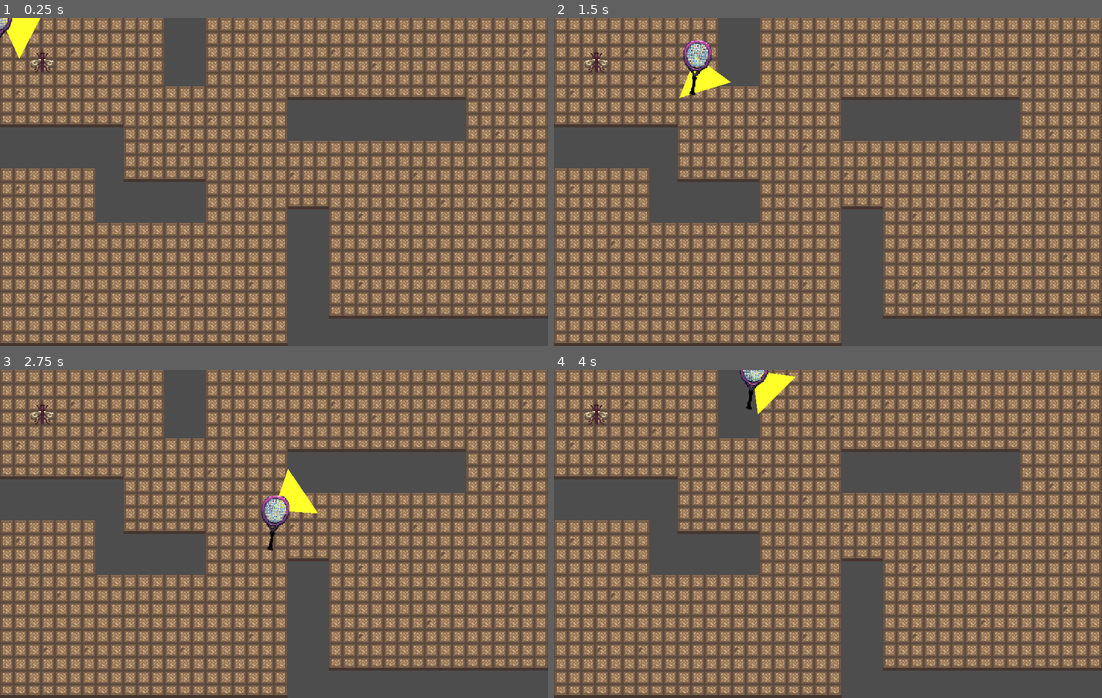
Above: before the commit, frames 1-4 (two rows, left to right).
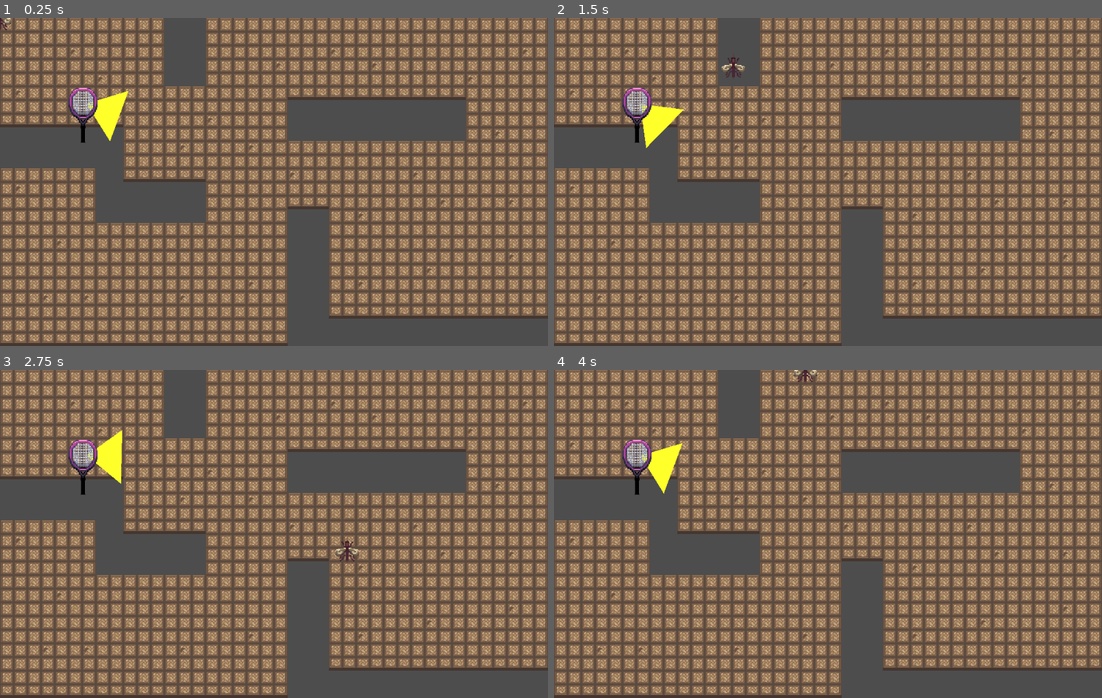
Above: after the commit, the same moments.

Repository: VivianChenyc5519/hit-mosquito
Game: Godot game, scene res://scenes/game.tscn
The game is run twice, just before and just after one commit, with the same random seed, the same clock (stepped at 60 frames per second) and the same inputs.
Inputs (mouse positions are in pixels of both pictures, inside the frame that each line leads up to):
- Up to frame 1 (0.25 s): no input
- Up to frame 2 (1.5 s): tap Enter at 0.5 s; move the mouse to (948, 165) at 0.52 s; press the mouse at (948, 165) at 0.53 s; hold D (move_right) 0.53-1.28 s; move the mouse to (718, 198) at 1.27 s; release the mouse at (718, 198) at 1.28 s; hold S (move_down) from 1.28 s (still down); tap 1 at 1.35 s
- Up to frame 3 (2.75 s): move the mouse to (328, 461) at 2.02 s; release S (move_down) at 2.03 s; hold D (move_right) from 2.03 s (still down); tap 2 at 2.1 s
- Up to frame 4 (4 s): move the mouse to (800, 599) at 2.77 s; release D (move_right) at 2.78 s; hold W (move_up) 2.78-3.53 s; tap 3 at 2.85 s; move the mouse to (992, 583) at 3.52 s; press the mouse at (992, 583) at 3.53 s; hold A (move_left) from 3.53 s (still down)

The runs differ from the first frame. In frame 1, 1.6% of the frame differs, in the area x 0-24%, y 0-39%; in frame 2, 2.0%; in frame 3, 2.1%, in the area x 5-66%, y 10-59%; in frame 4, 1.8%.

Commit message:
update mosquito

Diff:
--- a/scenes/mosquito.tscn
+++ b/scenes/mosquito.tscn
@@ -127,8 +127,9 @@
 [sub_resource type="CircleShape2D" id="CircleShape2D_6ugr2"]
 radius = 14.0
 
+[sub_resource type="CircleShape2D" id="CircleShape2D_jn24c"]
+
 [node name="Mosquito" type="CharacterBody2D" unique_id=1176946089]
-position = Vector2(50, 50)
 collision_layer = 2
 motion_mode = 1
 script = ExtResource("1_jn24c")
@@ -141,3 +142,10 @@
 [node name="CollisionShape2D" type="CollisionShape2D" parent="." unique_id=1591447122]
 visible = false
 shape = SubResource("CircleShape2D_6ugr2")
+
+[node name="BiteArea" type="Area2D" parent="." unique_id=544126505]
+
+[node name="CollisionShape2D" type="CollisionShape2D" parent="BiteArea" unique_id=1020958646]
+visibility_layer = 2
+scale = Vector2(2, 2)
+shape = SubResource("CircleShape2D_jn24c")
--- a/scenes/racket.tscn
+++ b/scenes/racket.tscn
@@ -101,7 +101,10 @@
 "speed": 5.0
 }]
 
+[sub_resource type="CircleShape2D" id="CircleShape2D_4ghau"]
+
 [node name="Racket" type="CharacterBody2D" unique_id=766657232]
+position = Vector2(100, 100)
 script = ExtResource("1_fvi3j")
 
 [node name="CollisionShape2D" type="CollisionShape2D" parent="." unique_id=890618767]
@@ -127,3 +130,10 @@
 sprite_frames = SubResource("SpriteFrames_g2yis")
 animation = &"hit"
 frame_progress = 0.8381526
+
+[node name="HurtArea" type="Area2D" parent="." unique_id=377158183]
+
+[node name="CollisionShape2D" type="CollisionShape2D" parent="HurtArea" unique_id=1905454817]
+position = Vector2(-4, 11)
+scale = Vector2(2.965, 4.25)
+shape = SubResource("CircleShape2D_4ghau")
--- a/scripts/game.gd
+++ b/scripts/game.gd
@@ -9,7 +9,7 @@
 	MOSQUITO,
 	BOTH
 }
-@export var test_player = TestPlayer.HUMAN
+@export var test_player = TestPlayer.MOSQUITO
 
 # Called when the node enters the scene tree for the first time.
 func _ready() -> void:
@@ -105,7 +105,7 @@
 		human.play_hitting_animation()
 
 func _on_mosquito_bite_requested() -> void:
-	var did_hit := true
+	var did_hit := mosquito.can_bite_target(human)
 	print("GAME: Mosquito attempted to bite..")
 	manager.attempt_bite(did_hit)
 
--- a/scripts/mosquito.gd
+++ b/scripts/mosquito.gd
@@ -10,6 +10,7 @@
 
 
 @onready var mosquito_sprite: AnimatedSprite2D = $MosquitoSprite
+@onready var bite_area: Area2D = $BiteArea
 
 
 var input_enabled: bool = true
@@ -104,3 +105,12 @@
 
 	if not enabled:
 		velocity = Vector2.ZERO
+
+func can_bite_target(target: Node2D) -> bool:
+	print("\n--- BITE DEBUG ---")
+
+	print("Mosquito global position: ", global_position)
+	print("BiteArea global position: ", bite_area.global_position)
+
+	print("Human global position: ", target.global_position)
+	return bite_area.overlaps_body(target)
